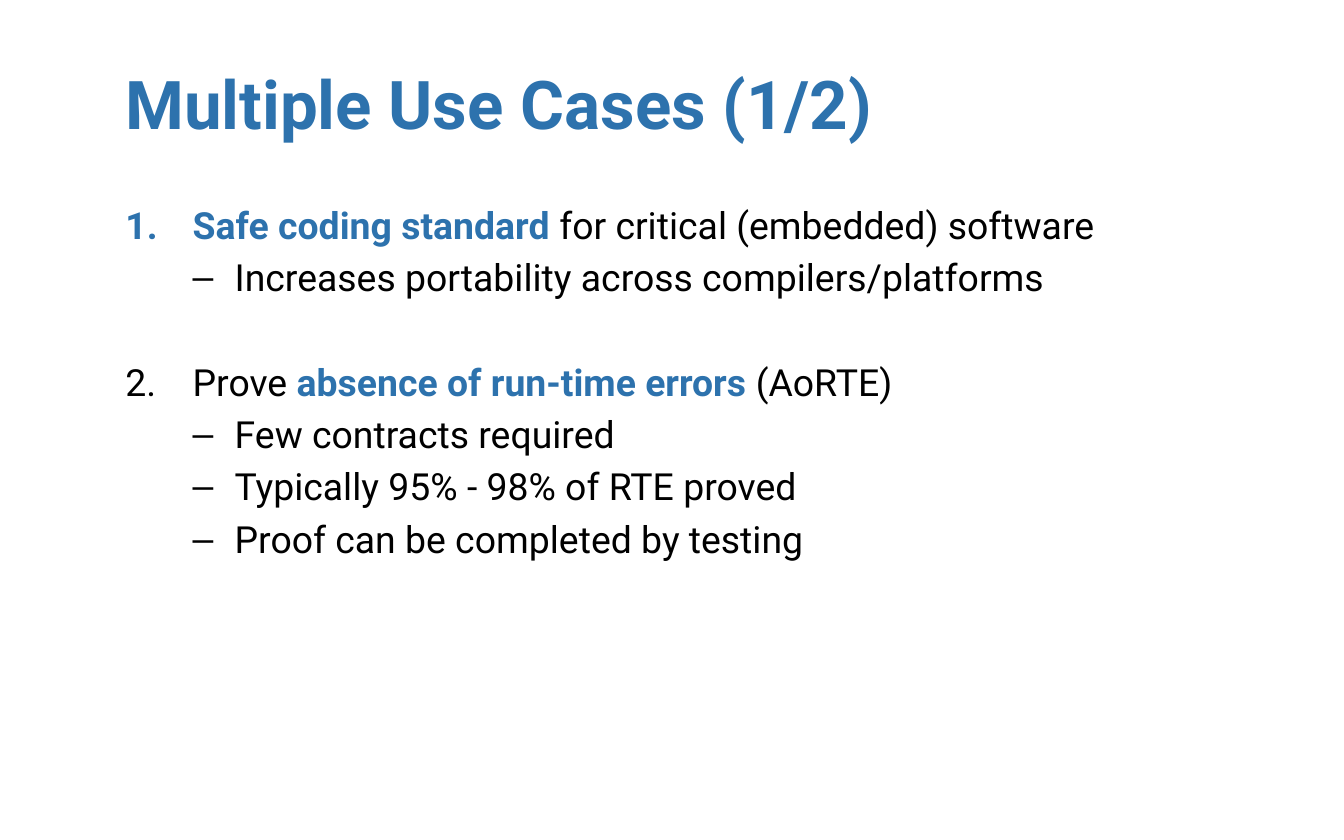
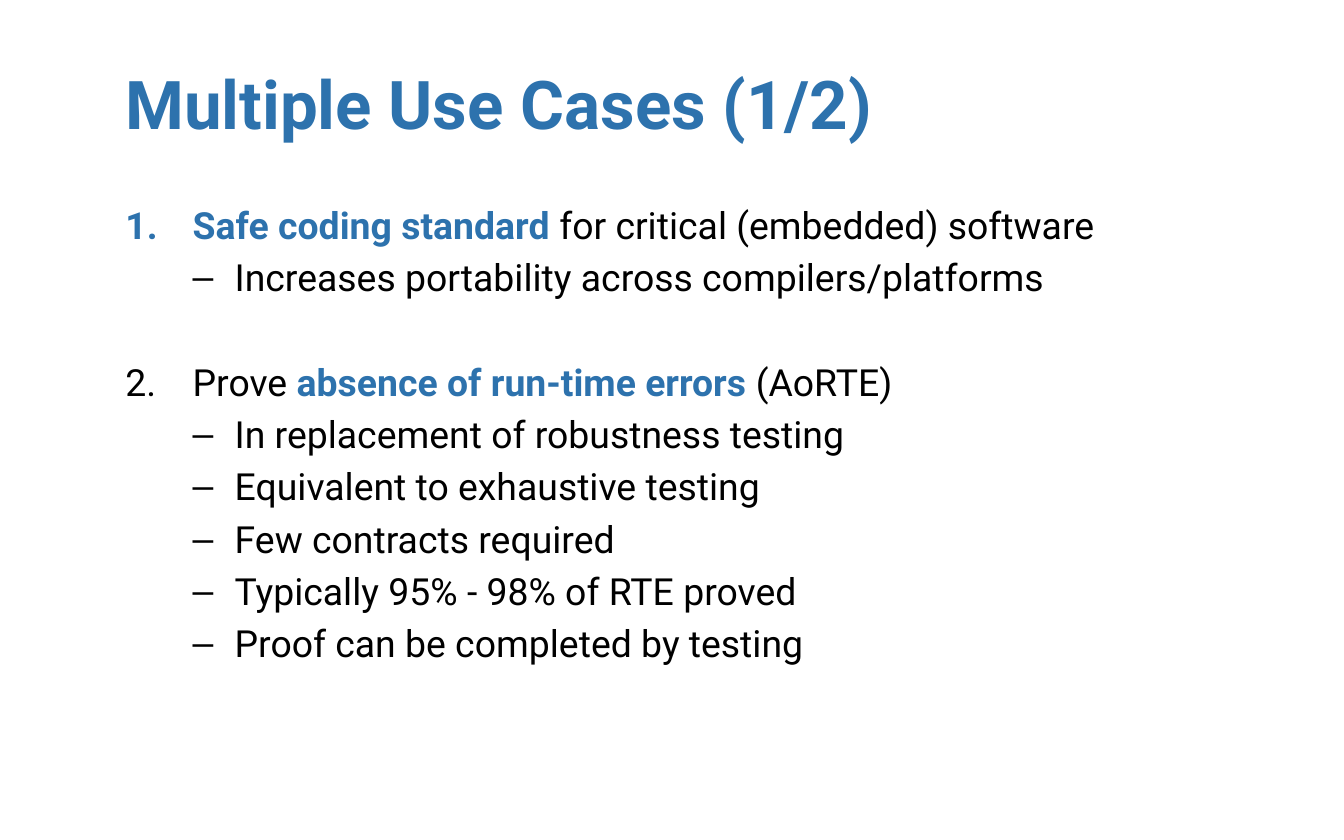
Before and after one commit to AdaCore/spark2014, a slide deck: slide 9 of slides/AdaCore_Tech_Days_2015/AdaCore Tech Days SPARK 2014.pptx (slide 8 before the commit). Drawn at 1344x840 pixels with LibreOffice and Linux fonts; fonts in the diff are those of the drawing; background and template pictures are left out. Boxes give left, top, right and bottom in pixels: in the first picture for what was removed or moved away, otherwise in the second. Text is boxed around its words. In the diff, an @@ line names an element or a change of style, - is before the commit and + after.

```diff
--- a/slides/AdaCore_Tech_Days_2015/AdaCore Tech Days SPARK 2014.pptx
+++ b/slides/AdaCore_Tech_Days_2015/AdaCore Tech Days SPARK 2014.pptx
@@ text at (235, 419, 844, 508): paragraphs added @@
+  – In replacement of robustness testing
+  – Equivalent to exhaustive testing
```
Also in this commit, not shown: 6 other slides changed, 2 slides added.
